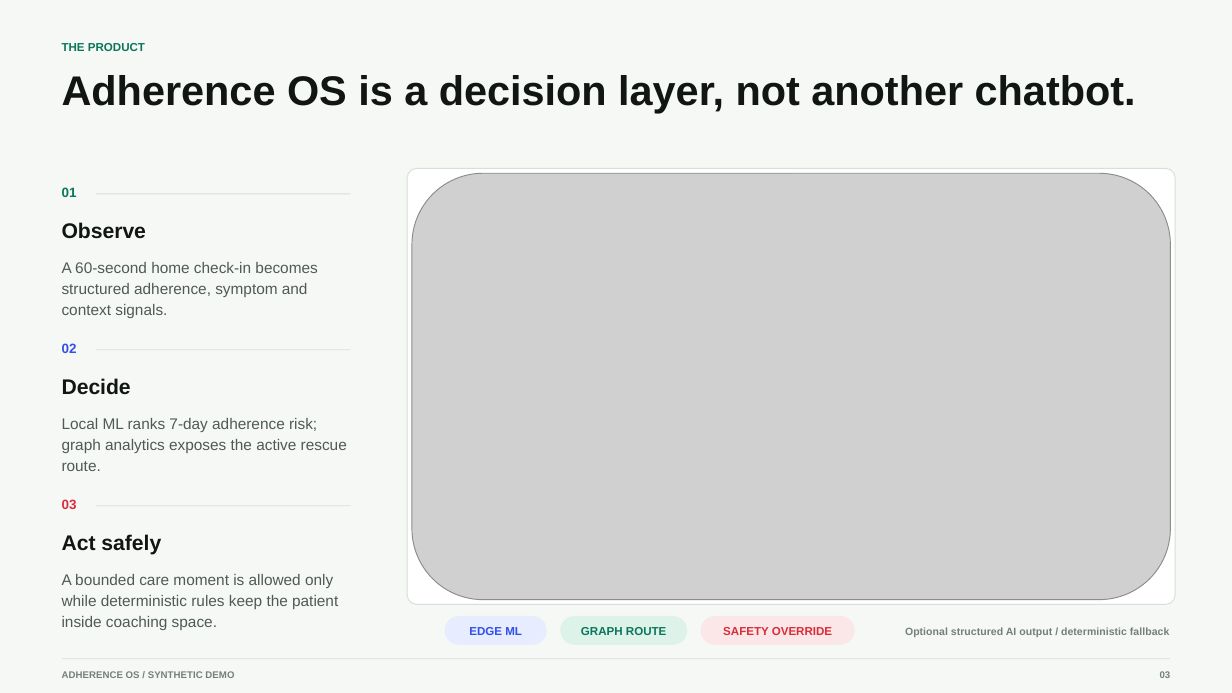
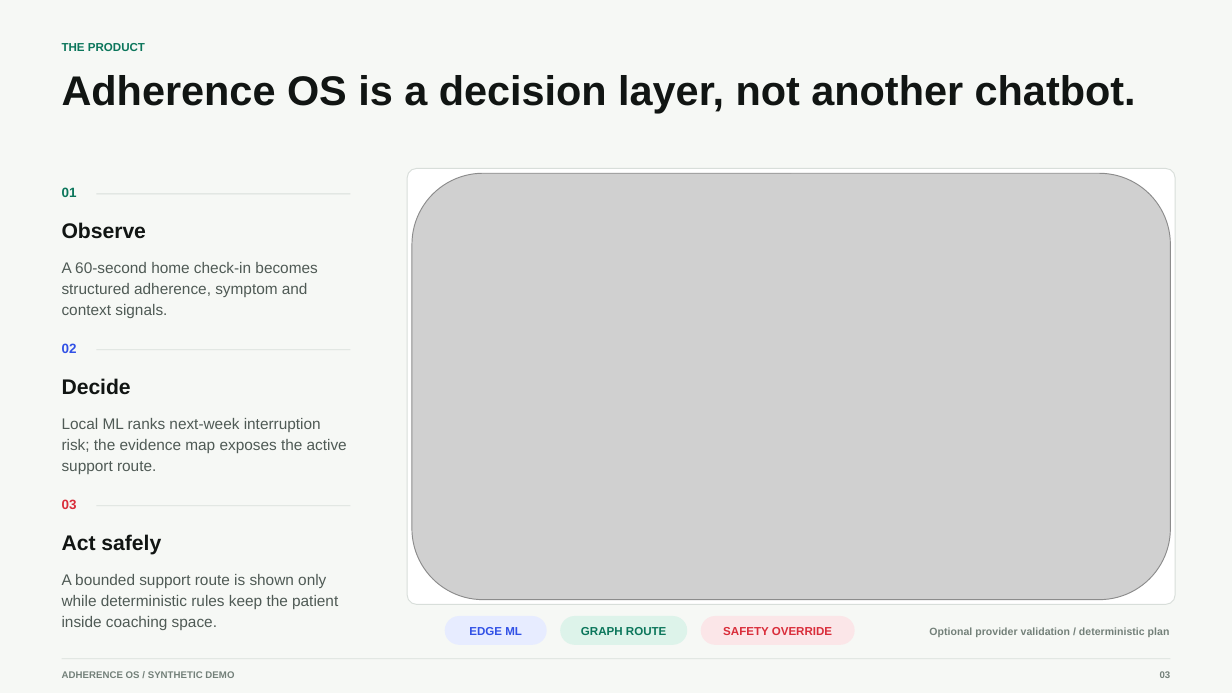
Before and after one commit to kevinmeix1/adherence-os, a slide deck: slide 3 of outputs/adherence-os-demo.pptx. Drawn at 1232x693 pixels with LibreOffice and Linux fonts; fonts in the diff are those of the drawing; grey boxes stand for pictures. Boxes give left, top, right and bottom in pixels: in the first picture for what was removed or moved away, otherwise in the second. Text is boxed around its words. In the diff, an @@ line names an element or a change of style, - is before the commit and + after.

```diff
--- a/outputs/adherence-os-demo.pptx
+++ b/outputs/adherence-os-demo.pptx
@@ text at [62,418,347,474]: text changed @@
-Local ML ranks 7-day adherence risk; graph analytics exposes the active rescue route.
+Local ML ranks next-week interruption risk; the evidence map exposes the active support route.
@@ text at [62,574,338,630]: text changed @@
-A bounded care moment is allowed only while deterministic rules keep the patient inside coaching space.
+A bounded support route is shown only while deterministic rules keep the patient inside coaching space.
@@ text at [929,627,1170,637]: text changed @@
-Optional structured AI output / deterministic fallback
+Optional provider validation / deterministic plan
```
Also in this commit, not shown: 7 other slides changed, 36 other files.
